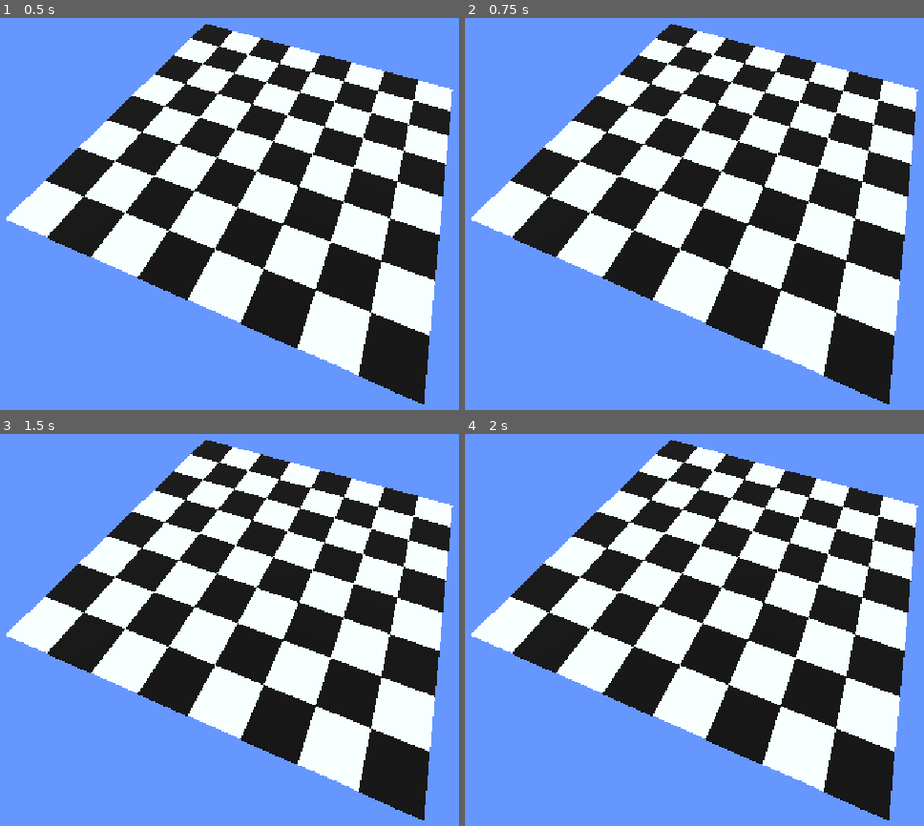
Above: before the commit, frames 1-4 (two rows, left to right).
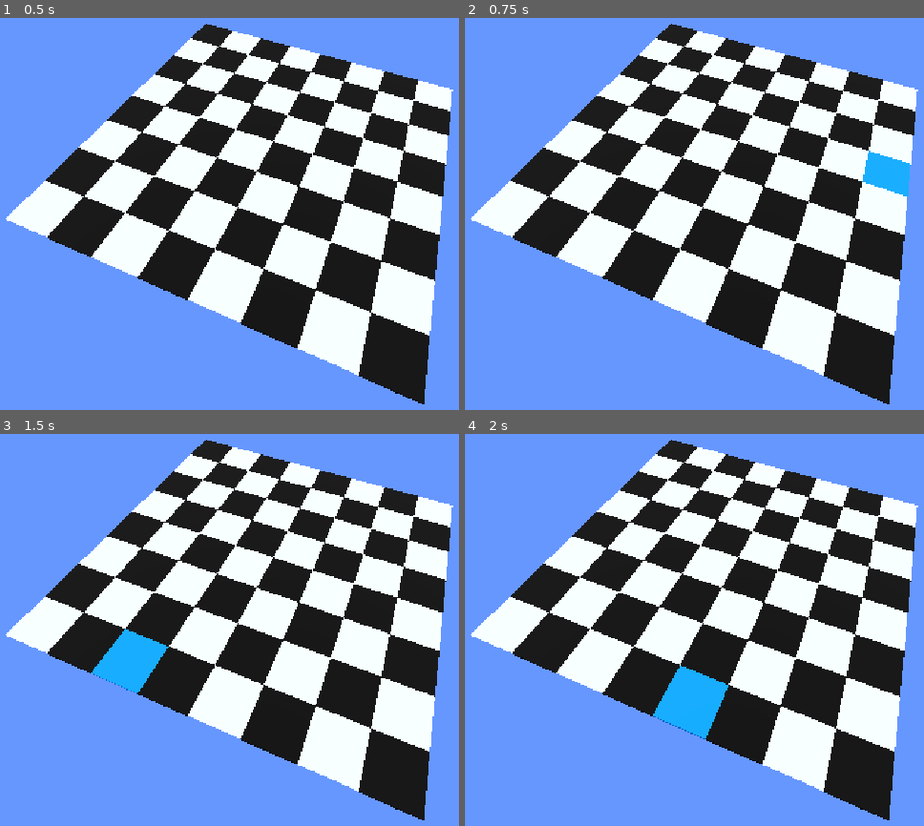
Above: after the commit, the same moments.

Repository: vbettaque/chess-dollar-sign
Game: Godot game, scene res://main.tscn
Two runs of this game, one before a commit and one after it. Both use one fixed random seed, a clock stepped at 60 frames per second and the inputs below. Before the commit the project has no main scene; this scene is started directly in both runs.
Inputs (mouse positions are in pixels of both pictures, inside the frame that each line leads up to):
- Up to frame 1 (0.5 s): no input
- Up to frame 2 (0.75 s): tap Enter at 0.5 s; move the mouse to (905, 182) at 0.52 s; hold D from 0.53 s (still down); tap Q at 0.6 s; click (905, 182) at 0.67 s
- Up to frame 3 (1.5 s): release D at 1.25 s; tap Space at 1.25 s; drag from (119, 641) to (234, 708) at 1.27 s
- Up to frame 4 (2 s): no input

Frame 1 is identical in both runs. In frame 2, 0.8% of the frame differs, in the area x 86-98%, y 33-46%; in frame 3, 1.5%; in frame 4, 1.8%, in the area x 40-58%, y 59-78%.

Commit message:
Added highlighting

Diff:
--- a/project.godot
+++ b/project.godot
@@ -11,6 +11,7 @@
 [application]
 
 config/name="Chess Dollar Sign"
+run/main_scene="uid://b3pc6rejvbg2r"
 config/features=PackedStringArray("4.7", "GL Compatibility")
 config/icon="res://icon.svg"
 
--- a/tiles/chess_tile.gd
+++ b/tiles/chess_tile.gd
@@ -13,6 +13,7 @@
 		size = new_size
 		_update_tile()
 
+
 @export var type: TileType = TileType.WHITE:
 	set(new_type):
 		type = new_type
@@ -23,6 +24,24 @@
 	set(new_materials):
 		tile_materials = new_materials
 		_update_tile()
+
+@export var highlight_material: Material
+
+var highlighted: bool:
+	set(new_highlighted):
+		highlighted = new_highlighted
+		_update_highlighting()
+
+
+# Called when the node enters the scene tree for the first time.
+func _ready() -> void:
+	area.mouse_entered.connect(func(): highlighted = true)
+	area.mouse_exited.connect(func(): highlighted = false)
+
+
+# Called every frame. 'delta' is the elapsed time since the previous frame.
+func _process(delta: float) -> void:
+	pass
 
 func _update_tile():
 	if not is_node_ready():
@@ -37,12 +56,8 @@
 			mesh_instance.set_surface_override_material(0, tile_materials.get(TileType.WHITE))
 
 
-
-# Called when the node enters the scene tree for the first time.
-func _ready() -> void:
-	pass # Replace with function body.
-
-
-# Called every frame. 'delta' is the elapsed time since the previous frame.
-func _process(delta: float) -> void:
-	pass
+func _update_highlighting():
+	if highlighted:
+		mesh_instance.get_active_material(0).next_pass = highlight_material
+	else:
+		mesh_instance.get_active_material(0).next_pass = null
--- a/tiles/chess_tile.tscn
+++ b/tiles/chess_tile.tscn
@@ -3,9 +3,15 @@
 [ext_resource type="Script" uid="uid://c4xdh150b0pem" path="res://tiles/chess_tile.gd" id="1_qsmgl"]
 
 [sub_resource type="StandardMaterial3D" id="StandardMaterial3D_qsmgl"]
+resource_local_to_scene = true
 
 [sub_resource type="StandardMaterial3D" id="StandardMaterial3D_el6w8"]
+resource_local_to_scene = true
 albedo_color = Color(0, 0, 0, 1)
+
+[sub_resource type="StandardMaterial3D" id="StandardMaterial3D_h2yge"]
+albedo_color = Color(3.7541986e-06, 0.6470193, 0.792958, 1)
+emission_enabled = true
 
 [sub_resource type="BoxMesh" id="BoxMesh_qsmgl"]
 size = Vector3(1, 0.1, 1)
@@ -19,6 +25,7 @@
 0: SubResource("StandardMaterial3D_qsmgl"),
 1: SubResource("StandardMaterial3D_el6w8")
 })
+highlight_material = SubResource("StandardMaterial3D_h2yge")
 
 [node name="MeshInstance3D" type="MeshInstance3D" parent="." unique_id=1959897382]
 mesh = SubResource("BoxMesh_qsmgl")
